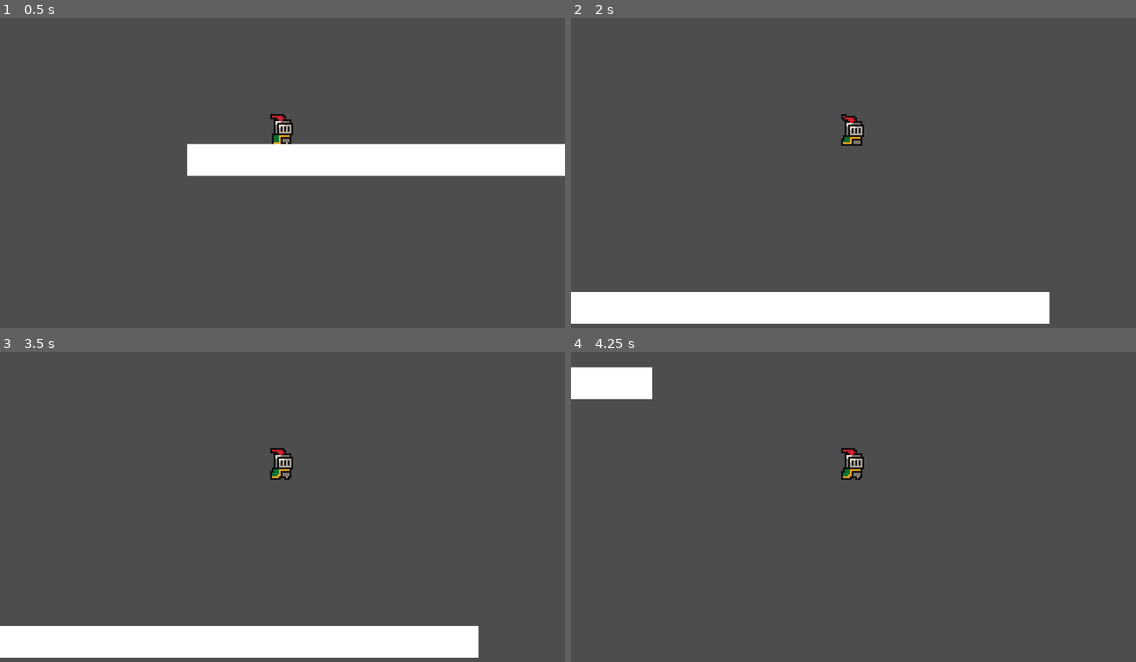
Above: before the commit, frames 1-4 (two rows, left to right).
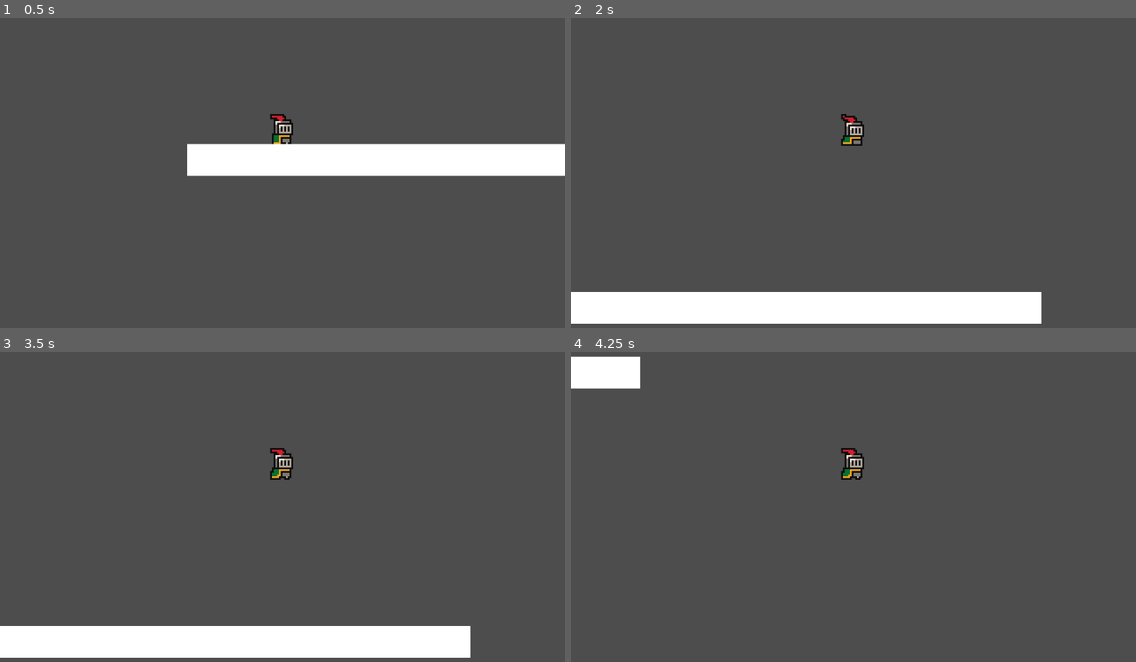
Above: after the commit, the same moments.

Repository: GabrielBolduc/420-TP2-Plateformer
Game: Godot game, scene res://scenes/world.tscn
The game is run twice, just before and just after one commit, with the same random seed, the same clock (stepped at 60 frames per second) and the same inputs.
Inputs:
- Up to frame 1 (0.5 s): no input
- Up to frame 2 (2 s): tap Enter (ui_accept) at 0.5, 0.77, 1.52 s; hold D (Ui_right) from 0.53 s (still down)
- Up to frame 3 (3.5 s): release D (Ui_right) at 2.03 s; hold A (Ui_left) 2.03-2.78 s; hold D (Ui_right) from 2.78 s (still down); tap Enter (ui_accept) at 3.02 s
- Up to frame 4 (4.25 s): keep holding D (Ui_right); tap Enter (ui_accept) at 3.77 s

Frame 1 is identical in both runs. In frame 2, 0.2% of the frame differs, in the area x 83-85%, y 88-99%; in frame 3, 0.2%; in frame 4, 1.1%, in the area x 0-15%, y 1-16%.

Commit message:
Commit depart

Diff:
--- a/scripts/player.gd
+++ b/scripts/player.gd
@@ -1,7 +1,7 @@
 extends CharacterBody2D
 
 
-const SPEED = 300.0
+const SPEED = 303.0
 const JUMP_VELOCITY = -400.0
 
 @onready var animated_sprite: AnimatedSprite2D = $AnimatedSprite2D
